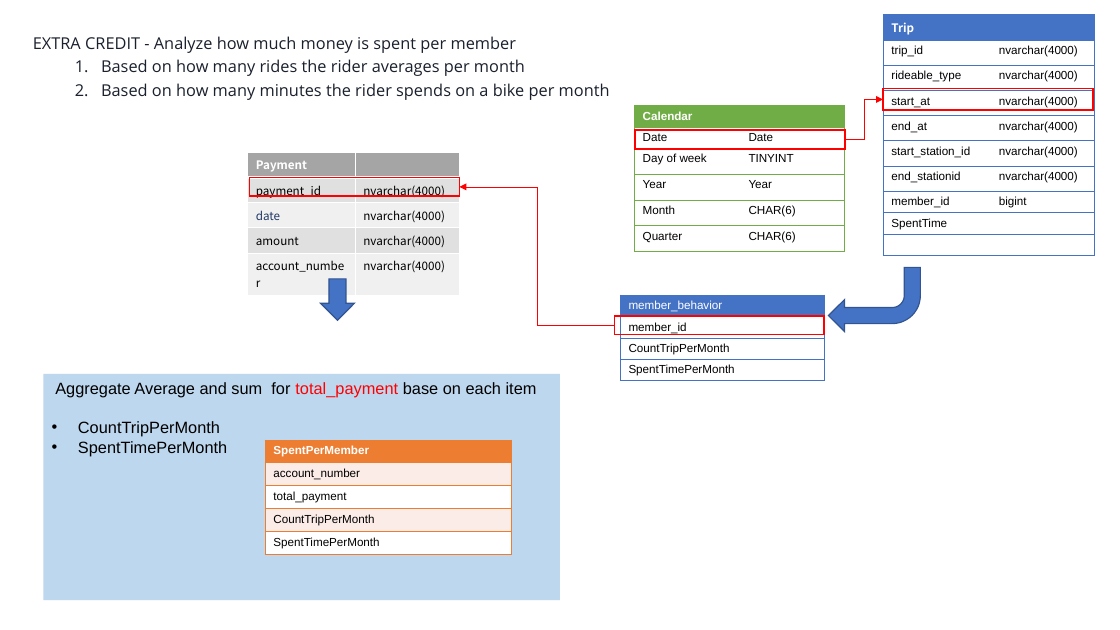
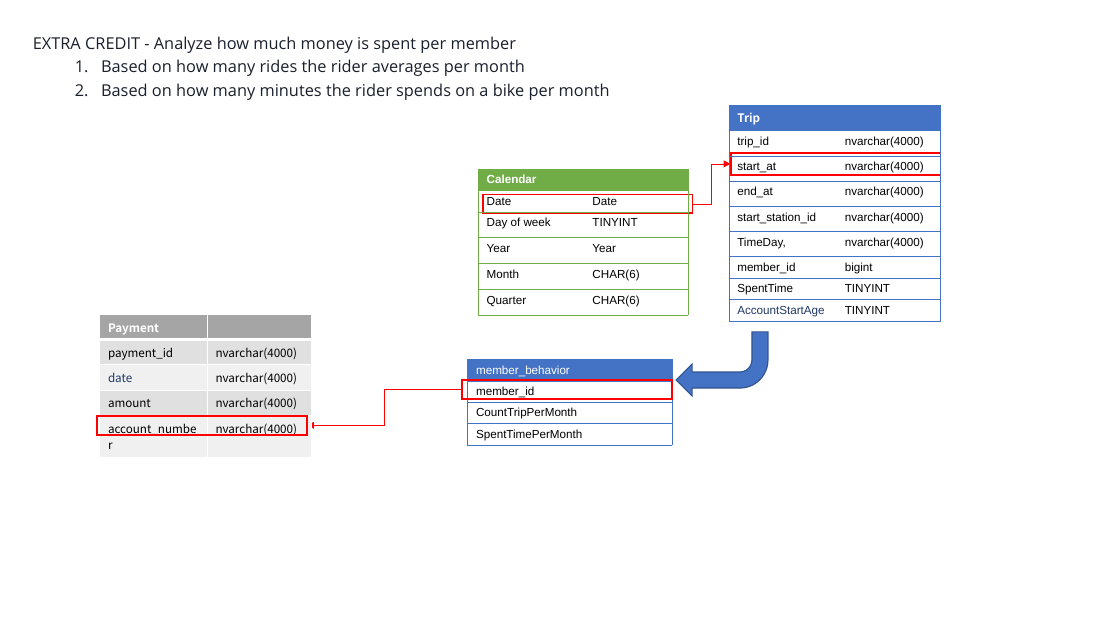
Before and after one commit to fbamuse/Udacity-Data-Engineering-with-Microsoft-Azure, a slide deck: slide 6 of BikeShareDataAnalytics/StarSchemaDesigned .pptx (slide 5 before the commit). Drawn at 1120x630 pixels with LibreOffice and Linux fonts; fonts in the diff are those of the drawing. Boxes give left, top, right and bottom in pixels: in the first picture for what was removed or moved away, otherwise in the second. Text is boxed around its words. In the diff, an @@ line names an element or a change of style, - is before the commit and + after.

```diff
--- a/BikeShareDataAnalytics/StarSchemaDesigned .pptx
+++ b/BikeShareDataAnalytics/StarSchemaDesigned .pptx
@@ table at [729,105,941,321] @@
-row 3: rideable_type | nvarchar(4000)
-row 6, column 1: end_stationid
+row 6, column 1: TimeDay,
-row 8, column 2: 
+row 8, column 2: TINYINT
-row 9, column 1: 
+row 9, column 1: AccountStartAge
-row 9, column 2: 
+row 9, column 2: TINYINT
@@ table: place and size @@
-table at [883,14,1095,255]
+table at [729,105,941,321]
@@ 1 rectangle, 1 elbow arrow, 1 table: place and size @@
-1 rectangle, 1 elbow arrow, 1 table at [615,99,883,334]
+1 rectangle, 1 elbow arrow, 1 table at [462,164,731,399]
@@ 2 rectangles, 1 table, 1 bent arrow: place and size @@
-2 rectangles, 1 table, 1 bent arrow at [620,88,1093,385]
+2 rectangles, 1 table, 1 bent arrow at [468,153,941,450]
@@ right arrow removed at [320,279,355,320] @@
@@ table: place and size @@
-table at [248,152,460,484]
+table at [100,314,312,440]
@@ rectangle removed at [44,374,560,600] @@
-Aggregate Average and sum for total_payment base on each item
-• CountTripPerMonth
-• SpentTimePerMonth
@@ rectangle: place and size @@
-rectangle at [250,177,460,196]
+rectangle at [97,416,308,434]
@@ elbow arrow moved from (615, 325) - (460, 187) to (462, 390) - (308, 425) @@
@@ table removed at [266,440,513,555], 5 rows, 1 columns @@
-SpentPerMember
-account_number
-total_payment
-CountTripPerMonth
-SpentTimePerMonth
```
Also in this commit, not shown: 2 other slides changed, 1 slide added, 12 other files.
